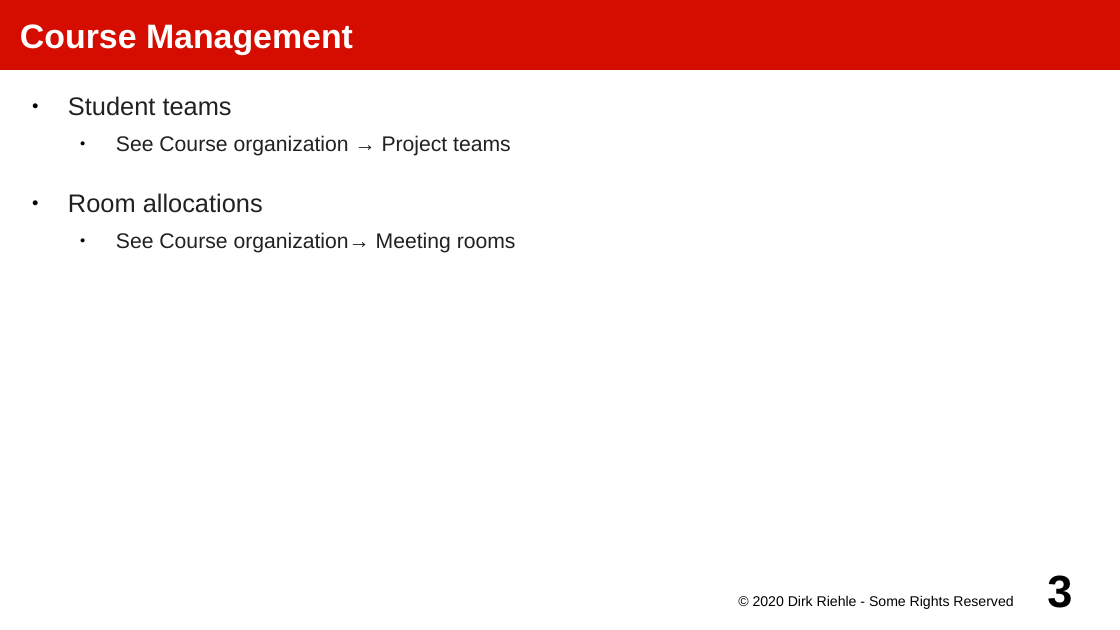
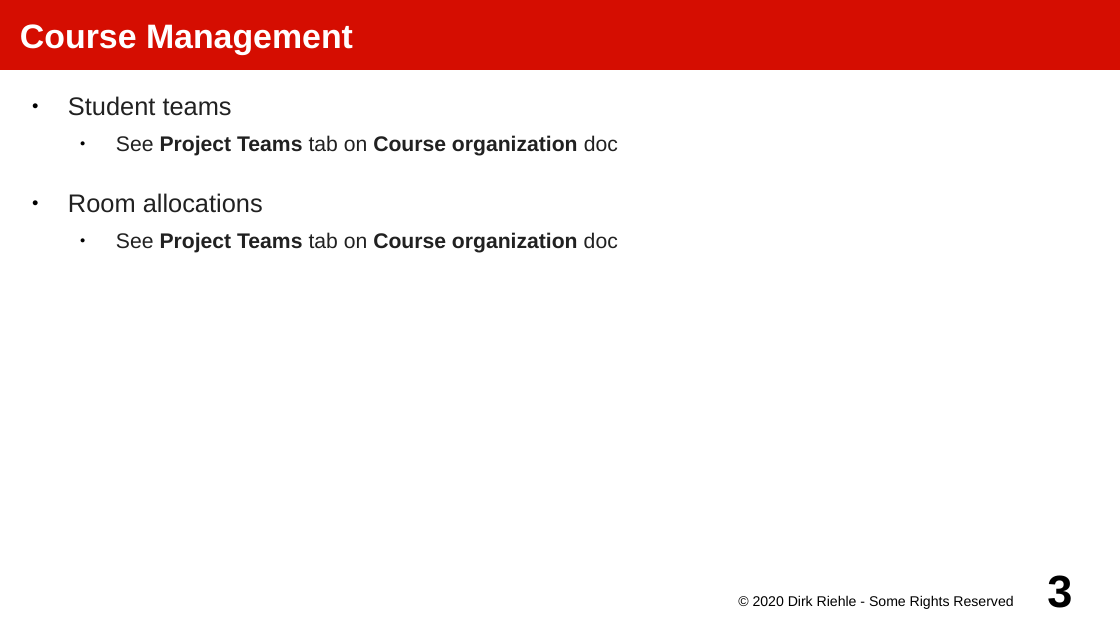
Before and after one commit to dirkriehle/amos-course, a slide deck: slide 3 of Lecture slides/AMOS A03 - Course Projects.odp. Drawn at 1120x630 pixels with LibreOffice and Linux fonts; fonts in the diff are those of the drawing. Boxes give left, top, right and bottom in pixels: in the first picture for what was removed or moved away, otherwise in the second. Text is boxed around its words. In the diff, an @@ line names an element or a change of style, - is before the commit and + after.

```diff
--- a/Lecture slides/AMOS A03 - Course Projects.odp
+++ b/Lecture slides/AMOS A03 - Course Projects.odp
@@ text at [116,135,618,156]: text changed; bold on @@
-  ● See Course organization → Project teams
+  ● See Project Teams tab on Course organization doc
@@ text at [116,232,618,253]: text changed; bold on @@
-  ● See Course organization→ Meeting rooms
+  ● See Project Teams tab on Course organization doc
```
Also in this commit, not shown: 2 other slides changed, 4 other files.
